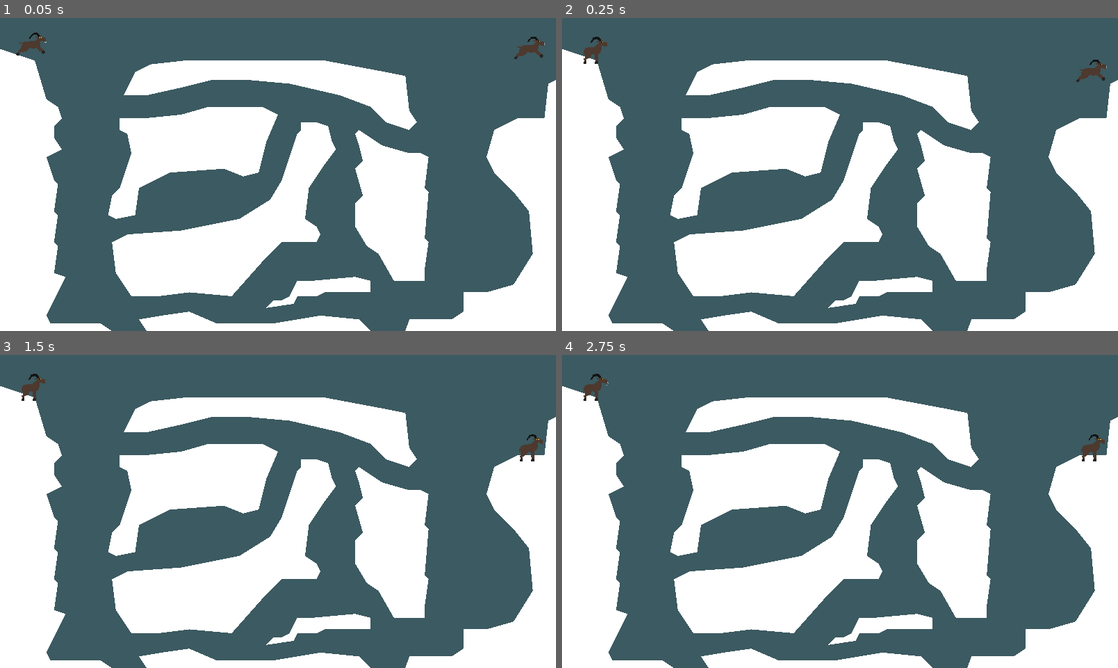
Above: before the commit, frames 1-4 (two rows, left to right).
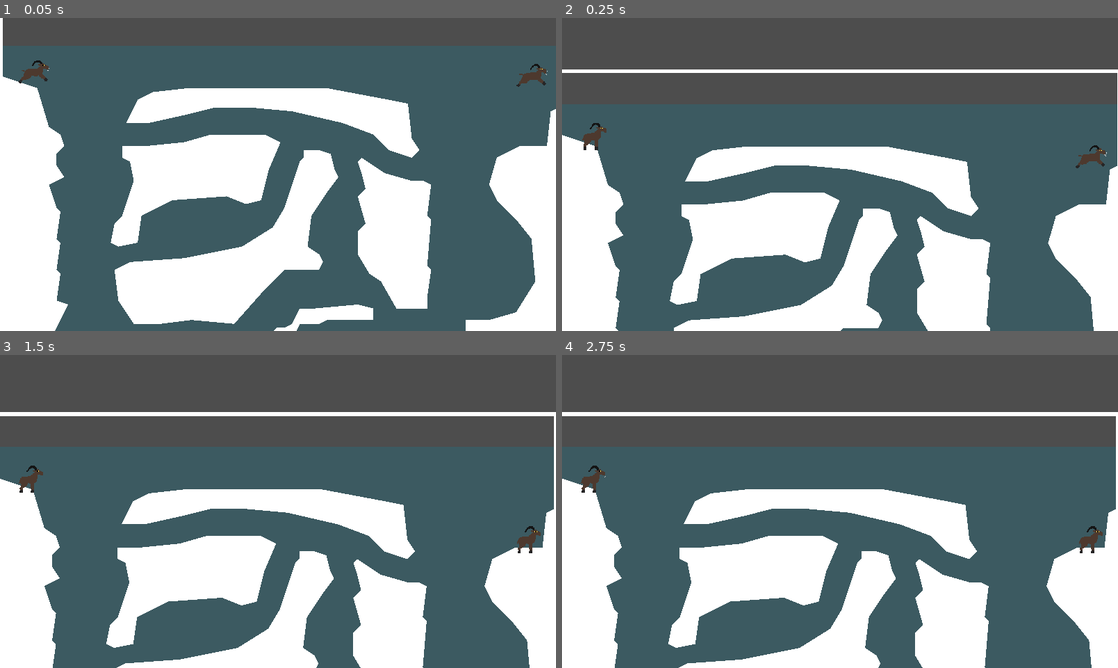
Above: after the commit, the same moments.

Repository: beyarkay/goat-game
Game: Godot game, scene res://levels/anthills.tscn
The game is run twice, just before and just after one commit, with the same random seed, the same clock (stepped at 60 frames per second) and the same inputs. This scene is started directly instead of the project's main scene.
Inputs:
- Up to frame 1 (0.05 s): no input
- Up to frame 2 (0.25 s): no input
- Up to frame 3 (1.5 s): tap Enter at 0.5 s
- Up to frame 4 (2.75 s): tap Space at 2 s

The runs differ from the first frame. In frame 1, 30% of the frame differs, in the area x 0-100%, y 0-100%; in frame 2, 34%; in frame 3, 34%, in the area x 0-100%, y 6-100%; in frame 4, 34%.

Commit message:
🐐 Add camera controller to all levels

Diff:
--- a/levels/anthills.tscn
+++ b/levels/anthills.tscn
@@ -1,8 +1,9 @@
-[gd_scene load_steps=4 format=3 uid="uid://ccxij2dog7r5q"]
+[gd_scene load_steps=5 format=3 uid="uid://dvt8fbml2xrq3"]
 
 [ext_resource type="Script" path="res://utility_scripts/quit_on_esc.gd" id="1_3vass"]
 [ext_resource type="Script" path="res://utility_scripts/add_poly_mesh.gd" id="2_i7fye"]
 [ext_resource type="PackedScene" uid="uid://bgfo3l08bifum" path="res://scenes/goat.tscn" id="3_pifa8"]
+[ext_resource type="PackedScene" uid="uid://djja458gq1tos" path="res://scenes/camera.tscn" id="4_jgbv6"]
 
 [node name="anthills" type="Node"]
 script = ExtResource("1_3vass")
@@ -90,3 +91,5 @@
 [node name="CharacterBody2D3" parent="." instance=ExtResource("3_pifa8")]
 position = Vector2(1096, 64)
 player = 2
+
+[node name="camera_pivot" parent="." instance=ExtResource("4_jgbv6")]
--- a/levels/misty_mountains.tscn
+++ b/levels/misty_mountains.tscn
@@ -94,35 +94,28 @@
 [node name="box2" parent="." instance=ExtResource("4_3kw4m")]
 position = Vector2(1078, 152)
 rotation = 0.0801971
-mass = 0.1
 
 [node name="box5" parent="." instance=ExtResource("4_3kw4m")]
 position = Vector2(1080, 232)
 rotation = 0.0106273
-mass = 0.1
 
 [node name="box3" parent="." instance=ExtResource("4_3kw4m")]
 position = Vector2(544, 40)
-mass = 0.1
 
 [node name="box7" parent="." instance=ExtResource("4_3kw4m")]
 position = Vector2(1080, 32)
 rotation = 0.0106273
-mass = 0.1
 
 [node name="box8" parent="." instance=ExtResource("4_3kw4m")]
 position = Vector2(1081, -39)
 rotation = 0.0106273
-mass = 0.1
 
 [node name="box9" parent="." instance=ExtResource("4_3kw4m")]
 position = Vector2(1041, 65)
 rotation = 0.0106273
-mass = 0.1
 
 [node name="box10" parent="." instance=ExtResource("4_3kw4m")]
 position = Vector2(1045, -8)
 rotation = 0.0106273
-mass = 0.1
 
 [node name="camera_pivot" parent="." instance=ExtResource("7_of0sv")]
Not shown: 1 places in levels/in_the_mines.tscn that only renumber resources
Not shown: 1 places in levels/misty_mountains.tscn that only renumber resources
